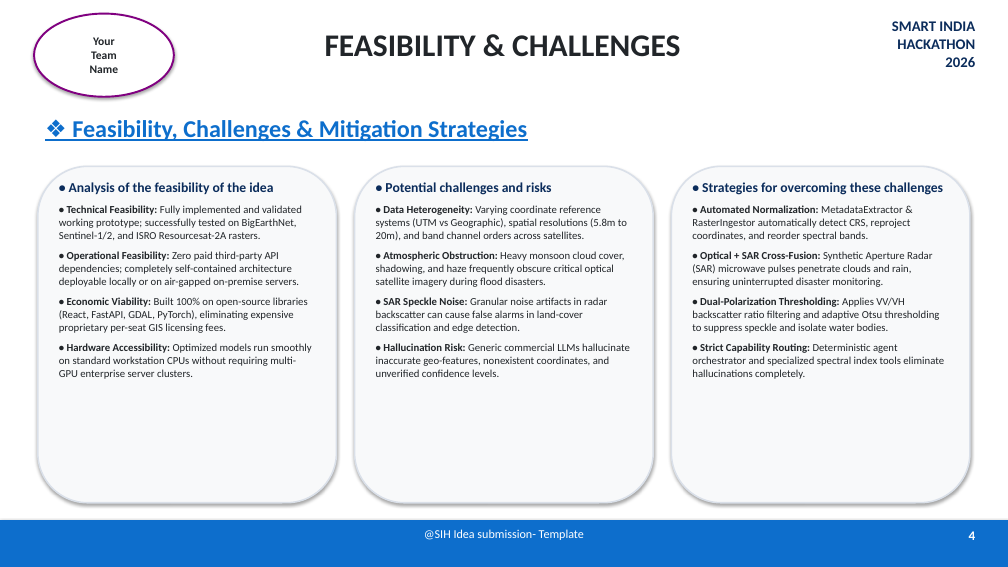
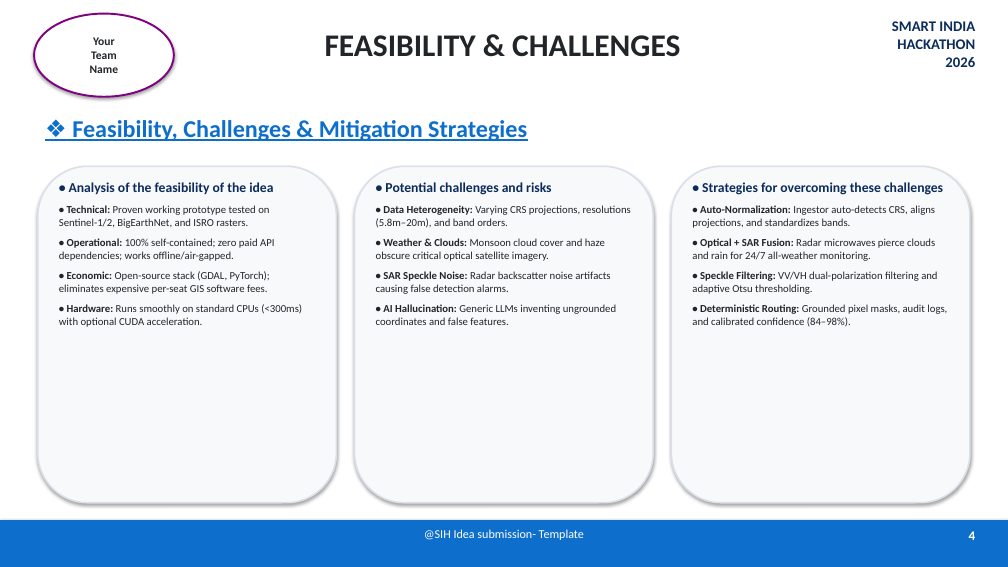
Before and after one commit to senguptakrishnendu103-dotcom/satquery-ai, a slide deck: slide 4 of SatQuery_AI_SIH26167_Official_6Slides.pptx. Drawn at 1008x567 pixels with LibreOffice and Linux fonts; fonts in the diff are those of the drawing. Boxes give left, top, right and bottom in pixels: in the first picture for what was removed or moved away, otherwise in the second. Text is boxed around its words. In the diff, an @@ line names an element or a change of style, - is before the commit and + after.

```diff
--- a/SatQuery_AI_SIH26167_Official_6Slides.pptx
+++ b/SatQuery_AI_SIH26167_Official_6Slides.pptx
@@ text at (59, 205, 302, 327): text changed @@
-• Technical Feasibility: Fully implemented and validated working prototype; successfully tested on BigEarthNet, Sentinel-1/2, and ISRO Resourcesat-2A rasters.
-• Operational Feasibility: Zero paid third-party API dependencies; completely self-contained architecture deployable locally or on air-gapped on-premise servers.
-• Economic Viability: Built 100% on open-source libraries (React, FastAPI, GDAL, PyTorch), eliminating expensive proprietary per-seat GIS licensing fees.
-• Hardware Accessibility: Optimized models run smoothly on standard workstation CPUs without requiring multi-GPU enterprise server clusters.
+• Technical: Proven working prototype tested on Sentinel-1/2, BigEarthNet, and ISRO rasters.
+• Operational: 100% self-contained; zero paid API dependencies; works offline/air-gapped.
+• Economic: Open-source stack (GDAL, PyTorch); eliminates expensive per-seat GIS software fees.
+• Hardware: Runs smoothly on standard CPUs (<300ms) with optional CUDA acceleration.
@@ text at (376, 205, 631, 325): text changed @@
-• Data Heterogeneity: Varying coordinate reference systems (UTM vs Geographic), spatial resolutions (5.8m to 20m), and band channel orders across satellites.
-• Atmospheric Obstruction: Heavy monsoon cloud cover, shadowing, and haze frequently obscure critical optical satellite imagery during flood disasters.
-• SAR Speckle Noise: Granular noise artifacts in radar backscatter can cause false alarms in land-cover classification and edge detection.
-• Hallucination Risk: Generic commercial LLMs hallucinate inaccurate geo-features, nonexistent coordinates, and unverified confidence levels.
+• Data Heterogeneity: Varying CRS projections, resolutions (5.8m–20m), and band orders.
+• Weather & Clouds: Monsoon cloud cover and haze obscure critical optical satellite imagery.
+• SAR Speckle Noise: Radar backscatter noise artifacts causing false detection alarms.
+• AI Hallucination: Generic LLMs inventing ungrounded coordinates and false features.
@@ text at (692, 205, 947, 327): text changed @@
-• Automated Normalization: MetadataExtractor & RasterIngestor automatically detect CRS, reproject coordinates, and reorder spectral bands.
-• Optical + SAR Cross-Fusion: Synthetic Aperture Radar (SAR) microwave pulses penetrate clouds and rain, ensuring uninterrupted disaster monitoring.
-• Dual-Polarization Thresholding: Applies VV/VH backscatter ratio filtering and adaptive Otsu thresholding to suppress speckle and isolate water bodies.
-• Strict Capability Routing: Deterministic agent orchestrator and specialized spectral index tools eliminate hallucinations completely.
+• Auto-Normalization: Ingestor auto-detects CRS, aligns projections, and standardizes bands.
+• Optical + SAR Fusion: Radar microwaves pierce clouds and rain for 24/7 all-weather monitoring.
+• Speckle Filtering: VV/VH dual-polarization filtering and adaptive Otsu thresholding.
+• Deterministic Routing: Grounded pixel masks, audit logs, and calibrated confidence (84–98%).
```
Also in this commit, not shown: 3 other files.
